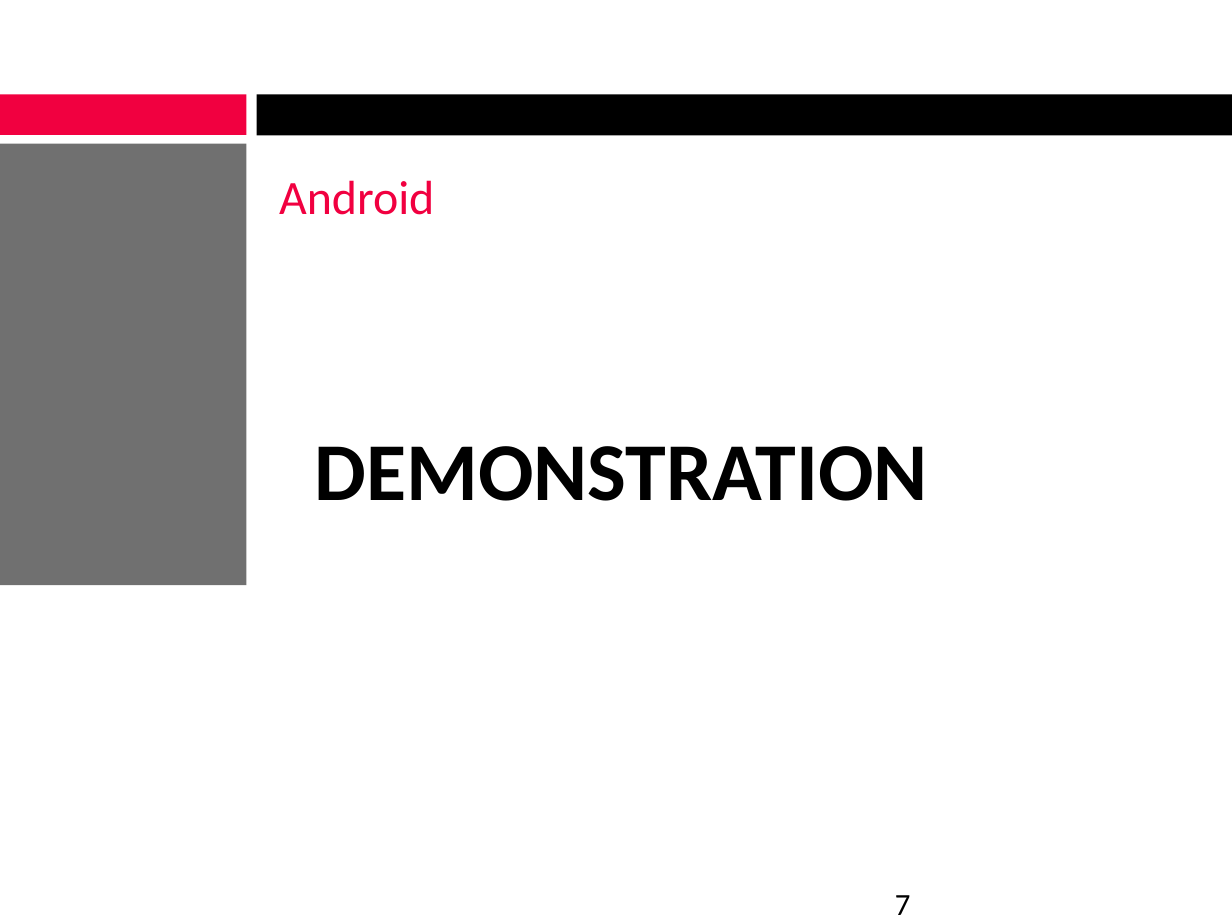
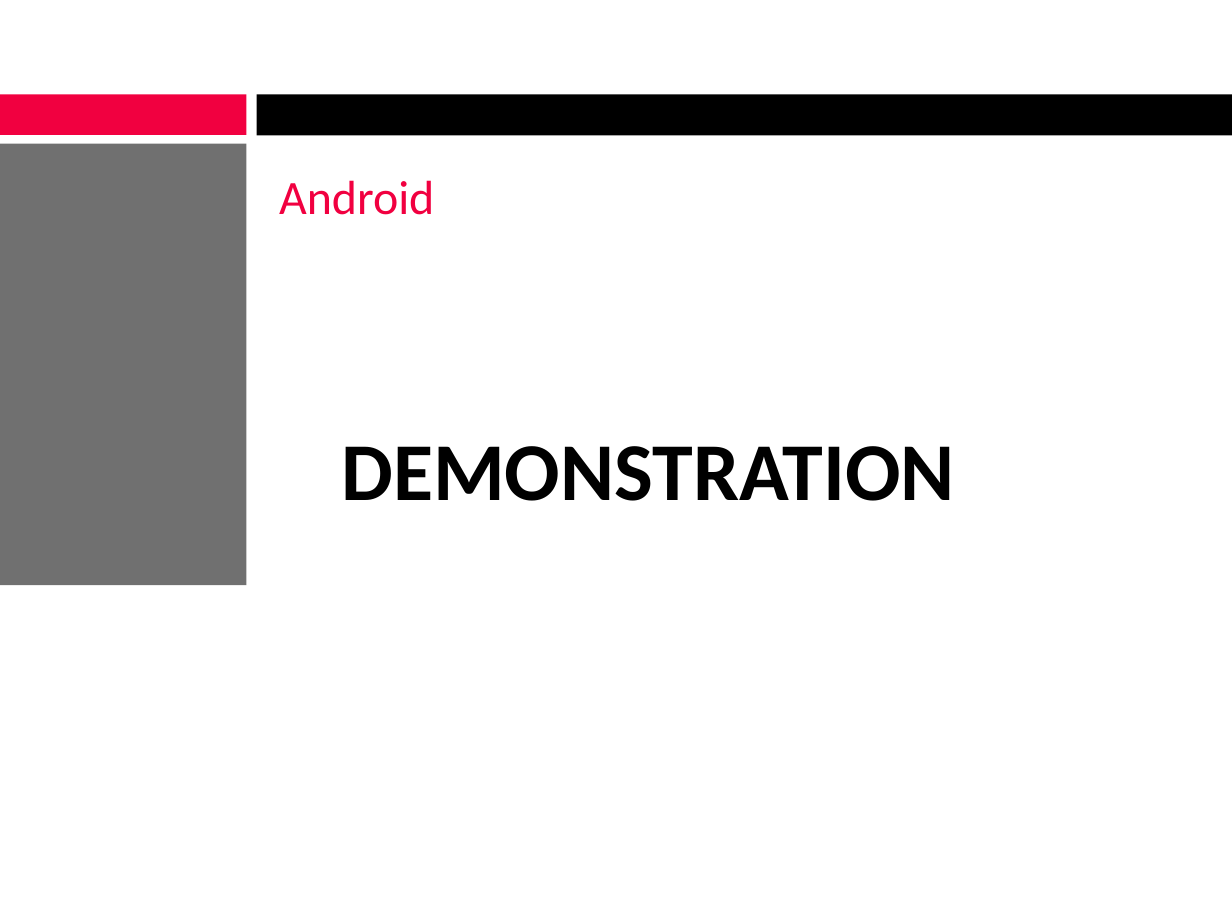
Before and after one commit to alexcraig/RoboWars, a slide deck: slide 8 of docs/presentation_slides/RoboWarsPresentation_SteveLegere_2.ppt (slide 7 before the commit). Drawn at 1232x924 pixels with LibreOffice and Linux fonts; fonts in the diff are those of the drawing; background and template pictures are left out. Boxes give left, top, right and bottom in pixels: in the first picture for what was removed or moved away, otherwise in the second. Text is boxed around its words. In the diff, an @@ line names an element or a change of style, - is before the commit and + after.

```diff
--- a/docs/presentation_slides/RoboWarsPresentation_SteveLegere_2.ppt
+++ b/docs/presentation_slides/RoboWarsPresentation_SteveLegere_2.ppt
@@ text "DEMONSTRATION": place and size @@
-text "DEMONSTRATION" at box(315, 446, 928, 501)
+text "DEMONSTRATION" at box(341, 446, 954, 501)
@@ page number removed at box(895, 895, 911, 915) @@
-7
```
Also in this commit, not shown: 5 other slides changed, 3 slides added, 1 slide removed, 1 other file.
